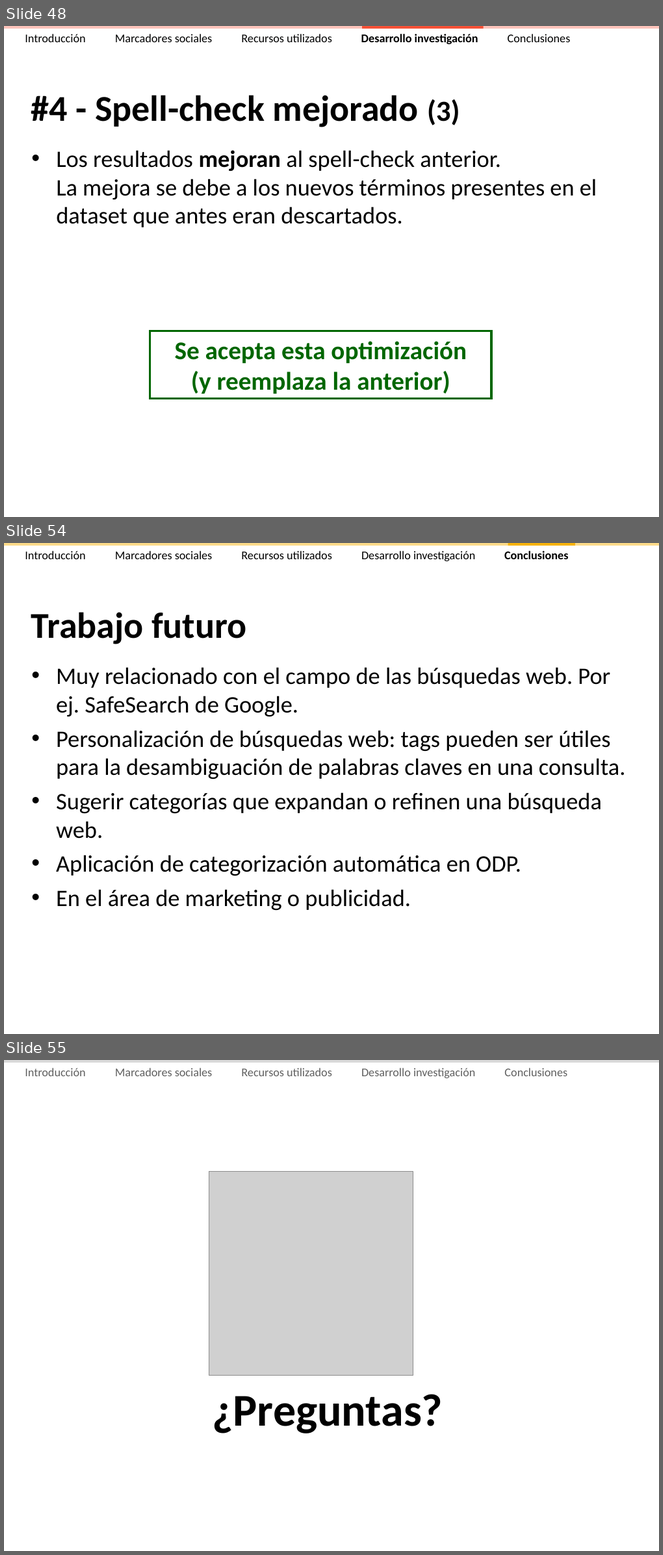
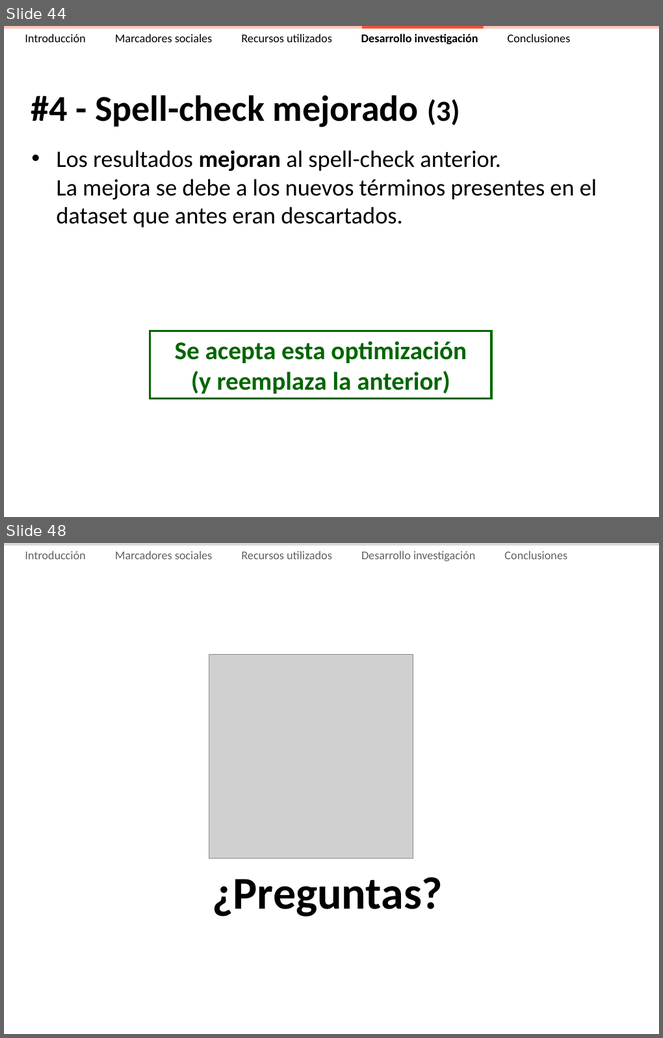
Before and after one commit to ak907kenai/nicotournetesis, a slide deck: docs_trunk/Presentación/Nicolás Tourné - Presentación Tesis (v2.4).ppt. Shown one above the other, each under a label of ours: slides 48, 54 and 55 before the commit, slides 44 and 48 after it; the slides between them are not shown. The pictures are 663x1555 and 663x1038 pixels, drawn with LibreOffice and Linux fonts; fonts in the diff are those of the drawing; grey boxes stand for pictures. Boxes give left, top, right and bottom in pixels: in the first picture for what was removed or moved away, otherwise in the second. Text is boxed around its words. In the diff, an @@ line names an element or a change of style, - is before the commit and + after.

```diff
--- a/docs_trunk/Presentación/Nicolás Tourné - Presentación Tesis (v2.4).ppt
+++ b/docs_trunk/Presentación/Nicolás Tourné - Presentación Tesis (v2.4).ppt
@@ slide 54 removed at box(4, 543, 659, 1034), background #FFFFFF @@
@@ rectangle removed at box(4, 543, 659, 546) @@
@@ text removed at box(25, 551, 568, 561) @@
-Introducción Marcadores sociales Recursos utilizados Desarrollo investigación Conclusiones
@@ rectangle removed at box(508, 543, 575, 546) @@
@@ title removed at box(31, 612, 246, 644) @@
-Trabajo futuro
@@ text removed at box(56, 667, 625, 911) @@
-• Muy relacionado con el campo de las búsquedas web. Por ej. SafeSearch de Google.
-• Personalización de búsquedas web: tags pueden ser útiles para la desambiguación de palabras claves en una consulta.
-• Sugerir categorías que expandan o refinen una búsqueda web.
-• Aplicación de categorización automática en ODP.
-• En el área de marketing o publicidad.
@@ what was slide 48 is now slide 44 @@
@@ what was slide 55 is now slide 48 @@
```
Also in this commit, not shown: 18 slides changed, 2 slides added, 8 other slides removed, 1 other file.
